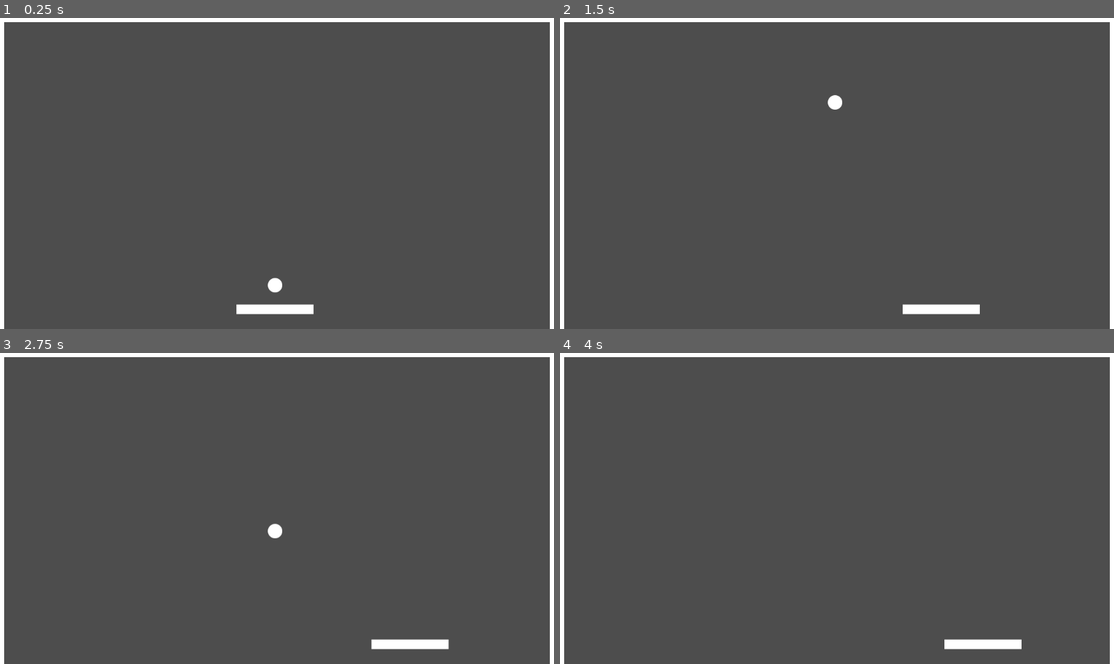
Above: before the commit, frames 1-4 (two rows, left to right).
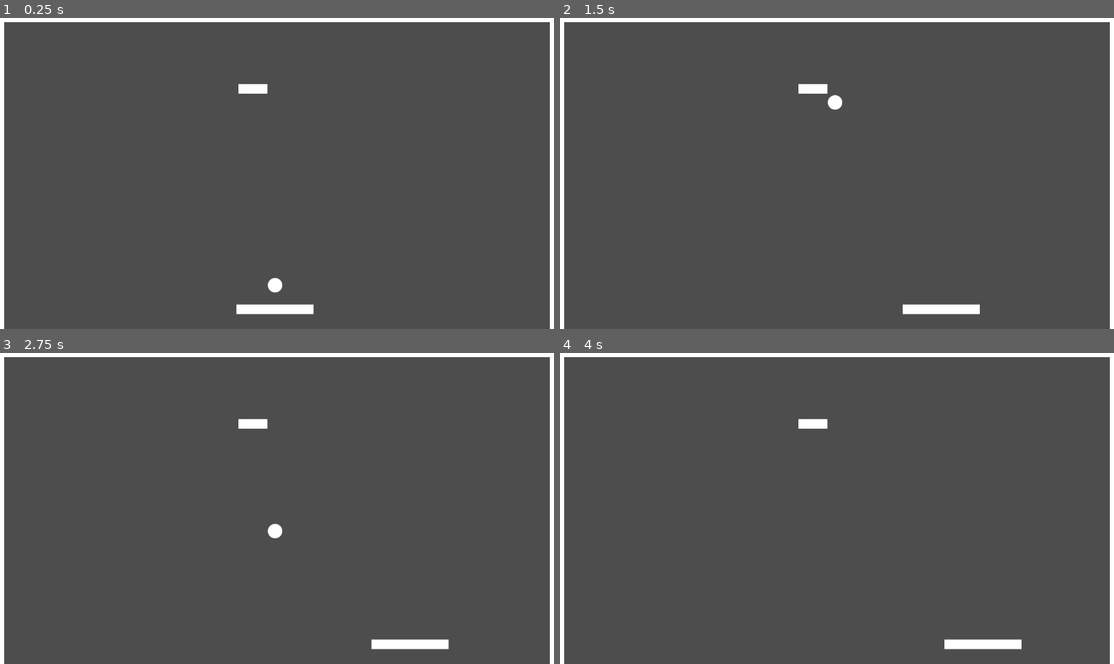
Above: after the commit, the same moments.

Repository: smarthall/20games
Game: Godot game, scene res://game_space.tscn
Same seed, same stepped clock (60 frames per second), same inputs: the game is played once before the commit and once after it.
Inputs:
- Up to frame 1 (0.25 s): no input
- Up to frame 2 (1.5 s): tap Enter at 0.5 s; hold Right (PaddleRight) 0.53-1.28 s; hold Space (Action) 0.53-1.28 s; hold A (PaddleLeft) from 1.28 s (still down); tap Space (Action) at 1.35 s
- Up to frame 3 (2.75 s): release A (PaddleLeft) at 2.03 s; hold Right (PaddleRight) from 2.03 s (still down); hold Space (Action) from 2.03 s (still down)
- Up to frame 4 (4 s): release Space (Action) at 2.78 s; tap Space (Action) at 2.85 s; release Right (PaddleRight) at 3.53 s; hold A (PaddleLeft) from 3.53 s (still down); hold Space (Action) from 3.53 s (still down)

The runs differ from the first frame. In frame 1, 0.2% of the frame differs, in the area x 43-49%, y 21-25%; in frame 2, 0.2%; in frame 3, 0.2%; in frame 4, 0.2%.

Commit message:
Added a brick

Diff:
--- a/breakout/ball.gd
+++ b/breakout/ball.gd
@@ -4,6 +4,7 @@
 const speed: float = 400.0
 const paddle_collision_layer: int = 1
 const wall_collision_layer: int = 2
+const brick_collision_layer: int = 8
 
 func start() -> void:
 	velocity = Vector2.UP * speed
@@ -26,6 +27,9 @@
 	elif collider_layer & wall_collision_layer:
 		resolve_collision_with_walls(collision)
 
+	elif collider_layer & brick_collision_layer:
+		resolve_collision_with_brick(collision)
+
 	else:
 		print("Unhandled Collision in layer: ", collider_layer)
 		print("  with node:", collider.get_name())
@@ -36,3 +40,9 @@
 func resolve_collision_with_paddle(collision: KinematicCollision2D) -> void:
 	var paddle : Node2D = collision.get_collider() as Node2D
 	velocity = paddle.global_position.direction_to(global_position).normalized() * speed
+
+func resolve_collision_with_brick(collision: KinematicCollision2D) -> void:
+	var brick : Node2D = collision.get_collider() as Node2D
+	velocity = velocity.bounce(collision.get_normal())
+
+	brick.queue_free()
--- a/breakout/ball.tscn
+++ b/breakout/ball.tscn
@@ -8,7 +8,7 @@
 
 [node name="Ball" type="CharacterBody2D"]
 collision_layer = 4
-collision_mask = 7
+collision_mask = 15
 script = ExtResource("1_41u45")
 metadata/_custom_type_script = "uid://cyvdgayhg1bpu"
 
--- /dev/null
+++ b/breakout/brick.tscn
@@ -0,0 +1,17 @@
+[gd_scene load_steps=2 format=3 uid="uid://bsboa856u3ioq"]
+
+[sub_resource type="CapsuleShape2D" id="CapsuleShape2D_nkspu"]
+height = 60.0
+
+[node name="Brick" type="StaticBody2D"]
+collision_layer = 8
+
+[node name="ColorRect" type="ColorRect" parent="."]
+offset_left = -30.0
+offset_top = -10.0
+offset_right = 30.0
+offset_bottom = 10.0
+
+[node name="CollisionShape2D" type="CollisionShape2D" parent="."]
+rotation = 1.5708
+shape = SubResource("CapsuleShape2D_nkspu")
--- a/breakout/game_space.tscn
+++ b/breakout/game_space.tscn
@@ -1,8 +1,9 @@
-[gd_scene load_steps=7 format=3 uid="uid://bbk25xfktogup"]
+[gd_scene load_steps=8 format=3 uid="uid://bbk25xfktogup"]
 
 [ext_resource type="PackedScene" uid="uid://c6rpcu815yae4" path="res://player.tscn" id="1_63fvg"]
 [ext_resource type="Script" uid="uid://uu45niv78pa0" path="res://game_space.gd" id="1_ihldm"]
 [ext_resource type="PackedScene" uid="uid://jgfp28ghomnu" path="res://ball.tscn" id="3_75ac5"]
+[ext_resource type="PackedScene" uid="uid://bsboa856u3ioq" path="res://brick.tscn" id="4_xq8gv"]
 
 [sub_resource type="RectangleShape2D" id="RectangleShape2D_n10u8"]
 size = Vector2(1172, 20)
@@ -57,3 +58,8 @@
 position = Vector2(0, -50)
 
 [node name="Ball" parent="Player/BallHoldingNode" instance=ExtResource("3_75ac5")]
+
+[node name="Bricks" type="Node2D" parent="."]
+
+[node name="Brick" parent="Bricks" instance=ExtResource("4_xq8gv")]
+position = Vector2(526, 149)
--- a/breakout/project.godot
+++ b/breakout/project.godot
@@ -43,6 +43,7 @@
 2d_physics/layer_1="Player"
 2d_physics/layer_2="Boundary"
 2d_physics/layer_3="Ball"
+2d_physics/layer_4="Bricks"
 
 [rendering]
 
